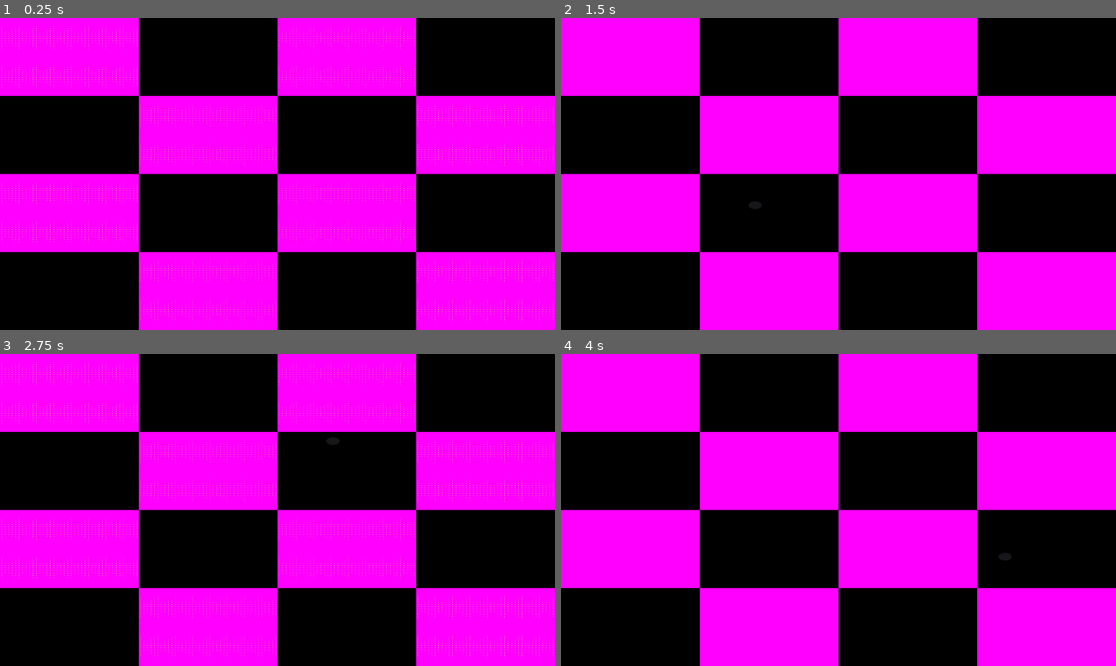
Above: before the commit, frames 1-4 (two rows, left to right).
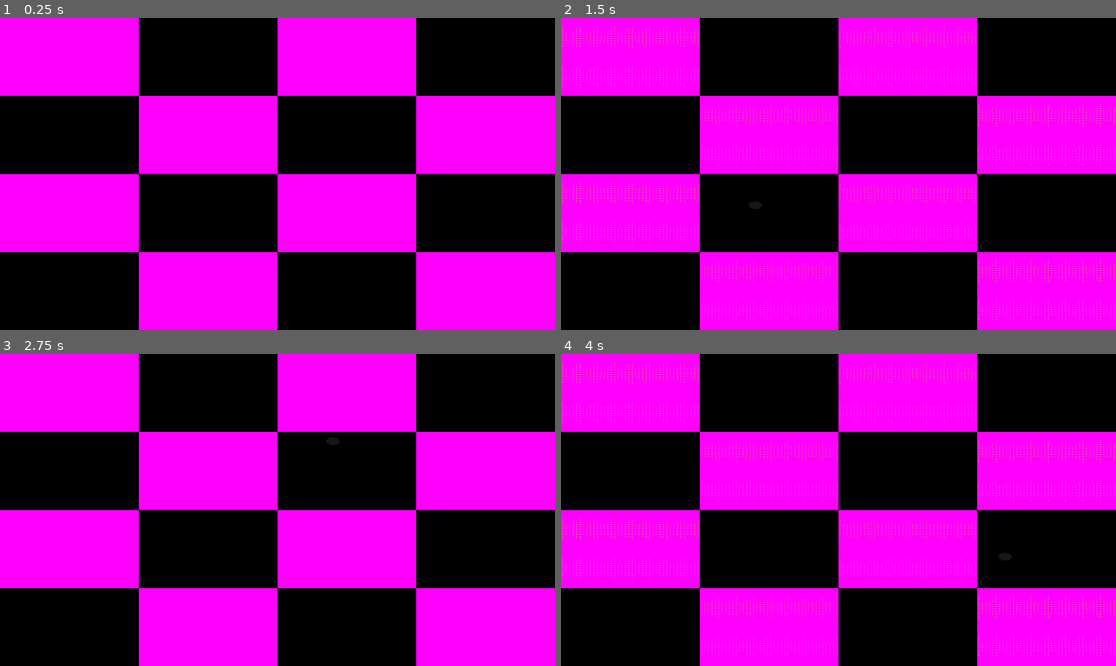
Above: after the commit, the same moments.

Repository: solaymanehimite/fluid-simulation
Game: Godot game, scene res://simulation.tscn
Two runs of this game, one before a commit and one after it. Both use one fixed random seed, a clock stepped at 60 frames per second and the inputs below.
Inputs (mouse positions are in pixels of both pictures, inside the frame that each line leads up to):
- Up to frame 1 (0.25 s): no input
- Up to frame 2 (1.5 s): tap Enter at 0.5 s; move the mouse to (960, 158) at 0.52 s; hold D 0.53-1.25 s; tap E at 0.6 s; click (960, 158) at 0.67 s; tap Space at 1.25 s; drag from (727, 189) to (810, 236) at 1.27 s
- Up to frame 3 (2.75 s): tap Enter at 2 s; move the mouse to (333, 441) at 2.02 s; hold D from 2.03 s (still down); tap E at 2.1 s; click (333, 441) at 2.17 s
- Up to frame 4 (4 s): release D at 2.75 s; tap Space at 2.75 s; drag from (810, 572) to (672, 463) at 2.77 s; tap Enter at 3.5 s; move the mouse to (1005, 556) at 3.52 s; tap E at 3.6 s; click (1005, 556) at 3.67 s

The runs differ from the first frame. In frame 1, 1.9% of the frame differs, in the area x 0-100%, y 2-98%; in frame 2, 1.9%; in frame 3, 1.9%; in frame 4, 1.9%.

Commit message:
Disable debug overlays by default

Diff:
--- a/scripts/simulation.gd
+++ b/scripts/simulation.gd
@@ -6,6 +6,7 @@
 @export_range(1, 200) var pressure_iterations := 100
 @export_range(0.5, 10.0, 0.5) var mouse_brush_radius := 2.0
 @export_range(0.1, 100.0, 0.5) var mouse_max_velocity := 10.0
+@export_range(0.0, 10.0, 0.1) var velocity_dissipation := 0.05
 @export_range(0.0, 2.0, 0.01) var advection_time_scale := 1.0
 @export var enable_pressure_projection := false
 @export_range(0.0, 1.0, 0.05) var boundary_restitution := 1.0
@@ -15,8 +16,9 @@
 var velocity_texture: Texture2DRD
 var dye_texture: Texture2DRD
 var screen_material: ShaderMaterial
-var arrows_enabled := true
-var divergence_enabled := true
+var arrows_enabled := false
+var divergence_enabled := false
+var dye_color := Color(1.0, 0.2, 0.03, 1.0)
 var dye_is_a_current := true
 var mouse_grid_position := Vector2.ZERO
 var mouse_uv := Vector2(0.5, 0.5)
@@ -81,7 +83,8 @@
 var boundary_uniform_set_rid: RID
 
 func _ready() -> void:
-	Input.set_mouse_mode(Input.MOUSE_MODE_HIDDEN)
+	Input.set_mouse_mode(Input.MOUSE_MODE_VISIBLE)
+	randomize()
 	screen_material = $PanelContainer/Screen.material as ShaderMaterial
 	divergence_texture = screen_material.get_shader_parameter(&"divergence_texture") as Texture2DRD
 	velocity_texture = screen_material.get_shader_parameter(&"velocity_texture") as Texture2DRD
@@ -119,14 +122,16 @@
 			_update_brush_visual()
 			return
 		if event.button_index == MOUSE_BUTTON_LEFT:
-			mouse_is_down = event.pressed
 			mouse_uv = _screen_to_uv(event.position)
 			brush_visible = true
 			if event.pressed:
+				dye_color = Color.from_hsv(randf(), 0.8, 1.0)
 				mouse_grid_position = _screen_to_grid(event.position)
 				mouse_impulse = Vector2.ZERO
 				mouse_direction = Vector2.ZERO
+				mouse_is_down = true
 			else:
+				mouse_is_down = false
 				mouse_direction = Vector2.ZERO
 	elif event is InputEventMouseMotion:
 		mouse_uv = _screen_to_uv(event.position)
@@ -411,7 +416,7 @@
 	# the backtraced result into scratch buffers.
 	var advection_constants := PackedInt32Array([width, height]).to_byte_array()
 	advection_constants.append_array(
-		PackedFloat32Array([delta, 0.0]).to_byte_array()
+		PackedFloat32Array([delta, velocity_dissipation]).to_byte_array()
 	)
 	rd.compute_list_bind_compute_pipeline(compute_list, advect_pipeline_rid)
 	rd.compute_list_bind_uniform_set(compute_list, advect_input_set_rid, 0)
@@ -480,7 +485,7 @@
 	if active and impulse.length_squared() > 0.000001 and dye_inject_pipeline_rid.is_valid():
 		var dye_constants := PackedFloat32Array([
 			position.x, position.y, mouse_brush_radius, 1.0,
-			1.0, 0.2, 0.03, 0.8
+			dye_color.r, dye_color.g, dye_color.b, 0.8
 		])
 		var dye_inject_set := dye_inject_a_set_rid if dye_is_a_current else dye_inject_b_set_rid
 		rd.compute_list_bind_compute_pipeline(compute_list, dye_inject_pipeline_rid)
--- a/simulation.tscn
+++ b/simulation.tscn
@@ -15,8 +15,8 @@
 shader_parameter/velocity_texture = SubResource("Texture2DRD_velocity")
 shader_parameter/dye_texture = SubResource("Texture2DRD_dye")
 shader_parameter/grid_size = Vector2(16, 16)
-shader_parameter/show_arrows = true
-shader_parameter/show_divergence = true
+shader_parameter/show_arrows = false
+shader_parameter/show_divergence = false
 shader_parameter/show_brush = false
 shader_parameter/brush_position = Vector2(0.5, 0.5)
 shader_parameter/brush_radius = 2.0
@@ -37,6 +37,7 @@
 mouse_max_velocity = 20.1
 advection_time_scale = 2.0
 enable_pressure_projection = true
+dye_dissipation = 0.3
 
 [node name="PanelContainer" type="PanelContainer" parent="." unique_id=1307574083]
 layout_mode = 1
Not shown, changed: shaders/compute/advect_velocity.glsl
